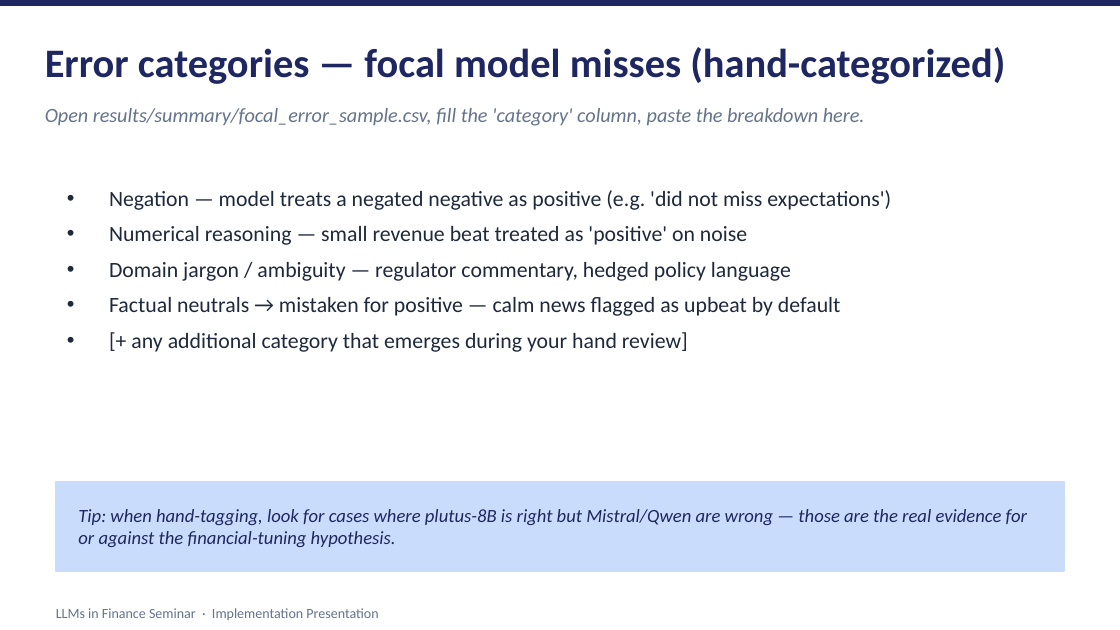
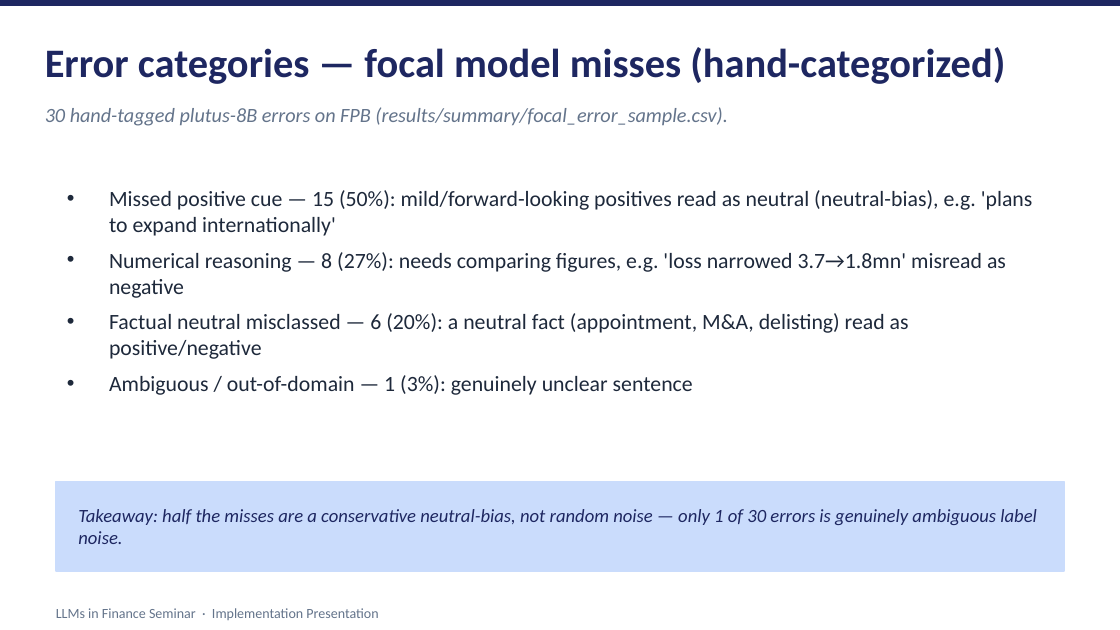
Before and after one commit to shimi777/finllama-sentiment, a slide deck: slide 23 of presentation/implementation_deck.pptx (slide 21 before the commit). Drawn at 1120x630 pixels with LibreOffice and Linux fonts; fonts in the diff are those of the drawing. Boxes give left, top, right and bottom in pixels: in the first picture for what was removed or moved away, otherwise in the second. Text is boxed around its words. In the diff, an @@ line names an element or a change of style, - is before the commit and + after.

```diff
--- a/presentation/implementation_deck.pptx
+++ b/presentation/implementation_deck.pptx
@@ text at (x1=45, y1=107, x2=727, y2=126): text changed @@
-Open results/summary/focal_error_sample.csv, fill the 'category' column, paste the breakdown here.
+30 hand-tagged plutus-8B errors on FPB (results/summary/focal_error_sample.csv).
@@ text at (x1=109, y1=190, x2=1033, y2=395): text changed @@
-• Negation — model treats a negated negative as positive (e.g. 'did not miss expectations')
-• Numerical reasoning — small revenue beat treated as 'positive' on noise
-• Domain jargon / ambiguity — regulator commentary, hedged policy language
-• Factual neutrals → mistaken for positive — calm news flagged as upbeat by default
-• [+ any additional category that emerges during your hand review]
+• Missed positive cue — 15 (50%): mild/forward-looking positives read as neutral (neutral-bias), e.g. 'plans to expand internationally'
+• Numerical reasoning — 8 (27%): needs comparing figures, e.g. 'loss narrowed 3.7→1.8mn' misread as negative
+• Factual neutral misclassed — 6 (20%): a neutral fact (appointment, M&A, delisting) read as positive/negative
+• Ambiguous / out-of-domain — 1 (3%): genuinely unclear sentence
@@ text at (x1=78, y1=509, x2=1037, y2=544): text changed @@
-Tip: when hand-tagging, look for cases where plutus-8B is right but Mistral/Qwen are wrong — those are the real evidence for or against the financial-tuning hypothesis.
+Takeaway: half the misses are a conservative neutral-bias, not random noise — only 1 of 30 errors is genuinely ambiguous label noise.
```
Also in this commit, not shown: 5 other slides changed, 4 slides added, 2 other files.
